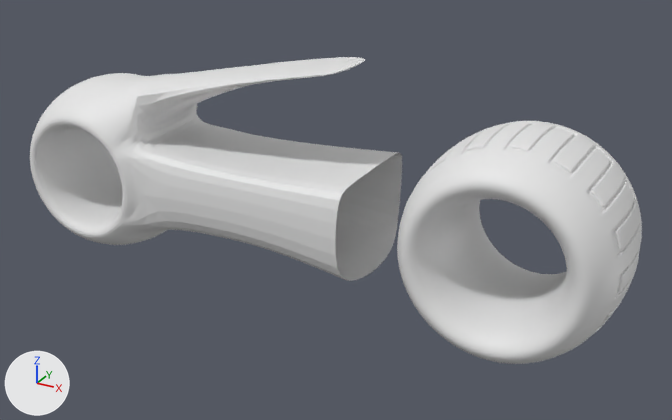
An edit to the Blender file lightcycle/lightcycle.blend, drawn before and after from the same camera.
Rendered twice from a 50 mm camera at (1.354, -2.242, 1.397) aimed at (0.113, 0.013, 0.269). The axes (+X, +Y, +Z) are drawn at lower left. The lights are the same throughout.

The first picture shows 'Ruota anteriore', 'Ruota posteriore'.
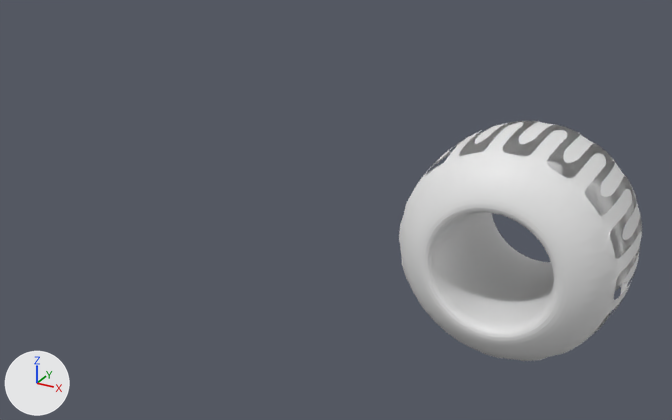
Where the change shows, as pixel boxes [x1, y1, x2, y2] in the pictures (672 x 420 px):
'Ruota posteriore', hidden: before [30, 57, 402, 281]
'Ruota anteriore', reshaped: before [397, 121, 642, 364]; after [399, 121, 642, 361]
part 1 of me_torus, cut back: before [397, 121, 642, 364]; after [399, 121, 642, 361]

Patch to the scene script:
```diff
--- a/lightcycle/lightcycle.blend.py
+++ b/lightcycle/lightcycle.blend.py
@@ me_torus @@
 # used by ob_ruota_anteriore; parent = ob_light_cycle; location = (0.0, 0.688, 0.308); scale = (2.97, 1.0, 1.0)
-me_torus.from_pydata(...)  # 6128 vertices, 5856 faces; spans x -0.081..0.081, y -0.309..0.309, z -0.309..0.309
+me_torus.from_pydata(...)  # 1086 vertices, 800 faces; spans x -0.081..0.081, y -0.309..0.309, z -0.309..0.309
+# me_torus part 1: 5618 vertices removed from x -0.081..0.081, y -0.309..0.309, z -0.309..0.309; 576 vertices added at x -0.081..0.081, y -0.261..0.261, z -0.261..0.261
+# me_torus part 2: the surface is now shaded flat
@@ ob_ruota_posteriore @@
 _m = ob_ruota_posteriore.modifiers.new('Subsurf', 'SUBSURF')
 _m.levels = 3
+ob_ruota_posteriore.hide_set(True)  # its collection is switched off
```
